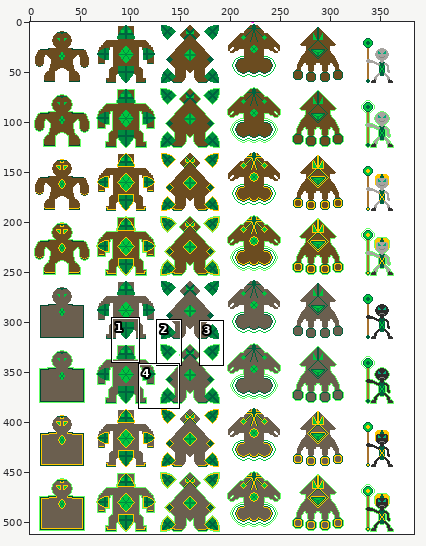
Edited in one commit: sprite sheet (NetChess/Graphic_Assets/Golem-Pieces.png). Above, an overview of the earlier version with the close-up marked.
Close-up. First the earlier version:
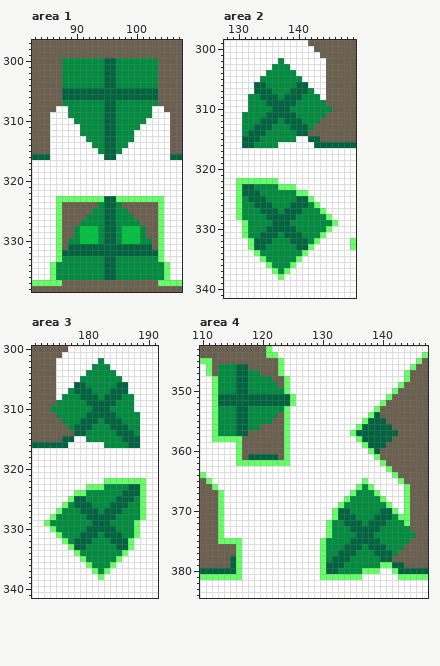
The file is 384x512 pixels. Colours within 5 levels of each other are drawn and written as one. Shown: area 1: x 83..107, y 297..338; area 2: x 128..149, y 299..341; area 3: x 171..191, y 300..341; area 4: x 110..147, y 343..384. The commit also changed other parts of the picture, which this record leaves out.
After the commit:
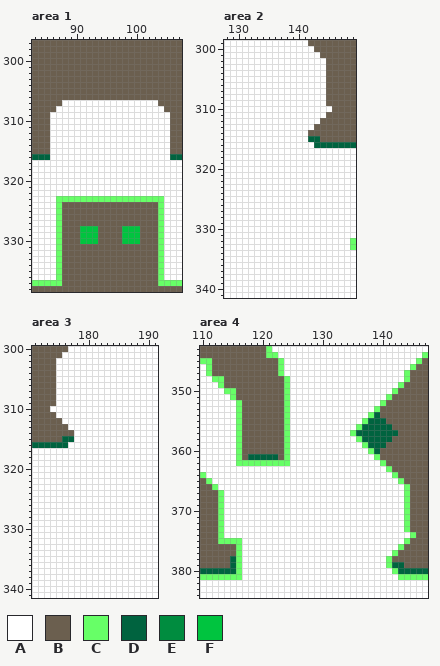
Palette (. is transparent): A #ffffff  B #6b5f4f  C #67ff67  D #00633f  E #008c3f  F #00c43f
The exact change:
Changed rows in their new state; - is an unchanged pixel.
Area 1:
first column x 88:
300 BBBBBBBBBBBBBBBB
301 BBBBBBBBBBBBBBBB
302 BBBBBBBBBBBBBBBB
303 BBBBBBBBBBBBBBBB
304 BBBBBBBBBBBBBBBB
305 BBBBBBBBBBBBBBBB
306 BBBBBBBBBBBBBBBB
307 AAAAAAAAAAAAAAAA
308 -AAAAAAAAAAAAAA-
309 -AAAAAAAAAAAAAA-
310 --AAAAAAAAAAAA--
311 ---AAAAAAAAAA---
312 ---AAAAAAAAA----
313 ----AAAAAAAA----
314 -----AAAAAA-----
315 ------AAAA------
316 -------AA-------
first column x 86:
323 ---------CC---------
324 --------BBBB--------
325 -------BBBBBB-------
326 ------BBBBBBBB------
327 -----BBBBBBBBBB-----
328 ----B---BBBB---B----
329 ----B---BBBB---B----
330 ---BB---BBBB---BB---
331 ---BBBBBBBBBBBBBB---
332 --BBBBBBBBBBBBBBBB--
333 --BBBBBBBBBBBBBBBB--
334 ACBBBBBBBBBBBBBBBBCA
335 ACBBBBBBBBBBBBBBBBCA
336 ACBBBBBBBBBBBBBBBBCA
Area 2:
first column x 131:
302 ------A--------
303 -----AAA-------
304 ----AAAAA------
305 ---AAAAAAA-----
306 --AAAAAAAAA----
307 --AAAAAAAAAA---
308 -AAAAAAAAAAAA--
309 -AAAAAAAAAAAAA-
310 -AAAAAAAAAAAAAA
311 AAAAAAAAAAAAAA-
312 AAAAAAAAAAAAA--
313 AAAAAAAAAAAA---
314 AAAAAAAAAAA----
315 AAAAAAAAA------
316 AAAAAA---------
first column x 130:
322 AAAAAAA----------
323 AAAAAAAAAA-------
324 AAAAAAAAAAAA-----
325 AAAAAAAAAAAAA----
326 AAAAAAAAAAAAAA---
327 AAAAAAAAAAAAAAA--
328 AAAAAAAAAAAAAAAA-
329 -AAAAAAAAAAAAAAAA
330 -AAAAAAAAAAAAAAA-
331 -AAAAAAAAAAAAAA--
332 --AAAAAAAAAAAA---
333 --AAAAAAAAAAA----
334 ---AAAAAAAAA-----
335 ----AAAAAAA------
336 -----AAAAA-------
337 ------AAA--------
338 -------A---------
Area 3:
first column x 174:
302 --------A------
303 -------AAA-----
304 ------AAAAA----
305 -----AAAAAAA---
306 ----AAAAAAAAA--
307 ---AAAAAAAAAA--
308 --AAAAAAAAAAAA-
309 -AAAAAAAAAAAAA-
310 AAAAAAAAAAAAAA-
311 -AAAAAAAAAAAAAA
312 --AAAAAAAAAAAAA
313 ---AAAAAAAAAAAA
314 ----AAAAAAAAAAA
315 ------AAAAAAAAA
316 ---------AAAAAA
first column x 173:
322 ----------AAAAAAA
323 -------AAAAAAAAAA
324 -----AAAAAAAAAAAA
325 ----AAAAAAAAAAAAA
326 ---AAAAAAAAAAAAAA
327 --AAAAAAAAAAAAAAA
328 -AAAAAAAAAAAAAAAA
329 AAAAAAAAAAAAAAAA-
330 -AAAAAAAAAAAAAAA-
331 --AAAAAAAAAAAAAA-
332 ---AAAAAAAAAAAA--
333 ----AAAAAAAAAAA--
334 -----AAAAAAAAA---
335 ------AAAAAAA----
336 -------AAAAA-----
337 --------AAA------
338 ---------A-------
Area 4:
first column x 112:
346 -BBBBB--------
347 -BBBBBBB------
348 -CBBBBBBBB----
349 ACBBBBBBBBB---
350 AACCBBBBBBBB--
351 AAACBBBBBBBBCA
352 AAAACBBBBBBBCA
353 AAAACBBBBBBB--
354 AAAACBBBBBB---
355 AAAACBBBBB----
356 AAAACBBB------
357 AAAACB--------
358 AAAA----------
first column x 130:
365 -------A--------
366 ------AAA-------
367 -----AAAAA------
368 ----AAAAAAA-----
369 ---AAAAAAAAA----
370 --AAAAAAAAAAA---
371 --AAAAAAAAAAAA--
372 -AAAAAAAAAAAAA--
373 -AAAAAAAAAAAAAC-
374 -AAAAAAAAAAAAAAC
375 AAAAAAAAAAAAAAC-
376 AAAAAAAAAAAAAC--
377 AAAAAAAAAAAAC---
378 AAAAAAAAAAAC----
379 AAAAAAAAAAA-----
380 AAAAAAAAAA------
381 AAAAAAA---------
Where, in picture pixels (left, top, right, bottom), the same in both close-ups:
changed: (62, 58, 158, 160)
changed: (50, 196, 170, 280)
changed: (242, 58, 332, 148)
changed: (236, 178, 338, 280)
changed: (50, 358, 140, 448)
changed: (44, 478, 146, 580)
changed: (212, 364, 296, 442)
changed: (320, 478, 416, 580)
